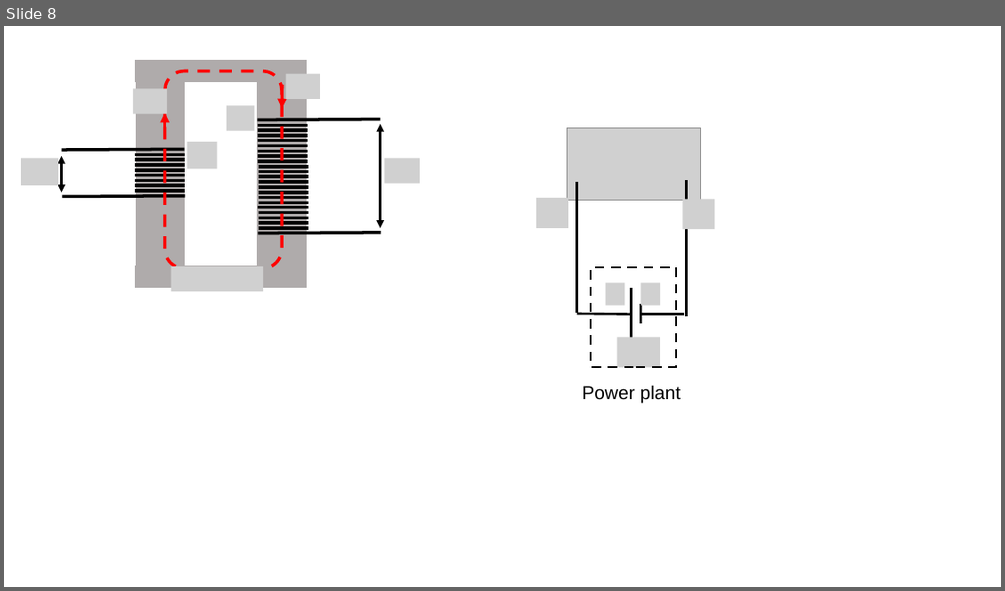
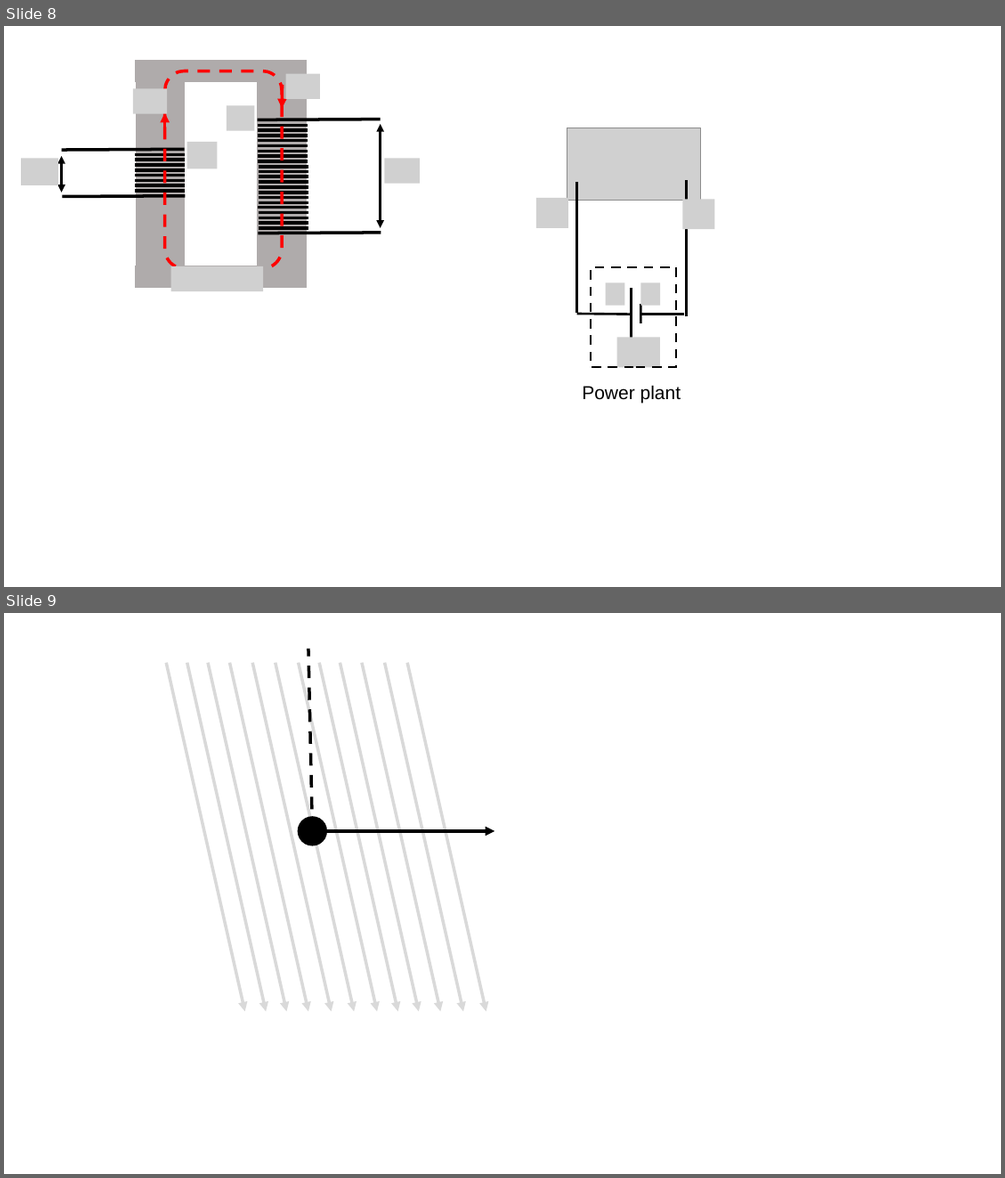
Before and after one commit to OSTP/PhysicsArtofModelling, a slide deck: tex/figures/Induction/Figures.pptx. Shown one above the other, each under a label of ours: slide 8 before the commit, slides 8 and 9 after it. The pictures are 1005x591 and 1005x1178 pixels, drawn with LibreOffice and Linux fonts; fonts in the diff are those of the drawing; grey boxes stand for pictures. Boxes give left, top, right and bottom in pixels: in the first picture for what was removed or moved away, otherwise in the second. Text is boxed around its words. In the diff, an @@ line names an element or a change of style, - is before the commit and + after.

```diff
--- a/tex/figures/Induction/Figures.pptx
+++ b/tex/figures/Induction/Figures.pptx
@@ slide 9 added at box(4, 613, 1001, 1174), background #FFFFFF @@
@@ arrow added from (166, 662) to (245, 1012), #D9D9D9 3 pt @@
@@ arrow added from (187, 662) to (266, 1012), #D9D9D9 3 pt @@
@@ arrow added from (208, 662) to (287, 1012), #D9D9D9 3 pt @@
@@ arrow added from (230, 662) to (308, 1012), #D9D9D9 3 pt @@
@@ arrow added from (252, 662) to (332, 1012), #D9D9D9 3 pt @@
@@ arrow added from (275, 662) to (354, 1012), #D9D9D9 3 pt @@
@@ arrow added from (299, 662) to (377, 1012), #D9D9D9 3 pt @@
@@ line added from (312, 831) to (308, 648), #000000 3 pt dashed @@
@@ arrow added from (320, 662) to (398, 1012), #D9D9D9 3 pt @@
@@ arrow added from (340, 662) to (419, 1012), #D9D9D9 3 pt @@
@@ arrow added from (362, 662) to (441, 1012), #D9D9D9 3 pt @@
@@ arrow added from (385, 662) to (463, 1012), #D9D9D9 3 pt @@
@@ arrow added from (407, 662) to (486, 1012), #D9D9D9 3 pt @@
@@ ellipse added at box(299, 818, 326, 844), fill #000000, outline #000000 3 pt @@
@@ arrow added from (315, 831) to (494, 831), #000000 3 pt @@
```
Also in this commit, not shown: 1 other file.
